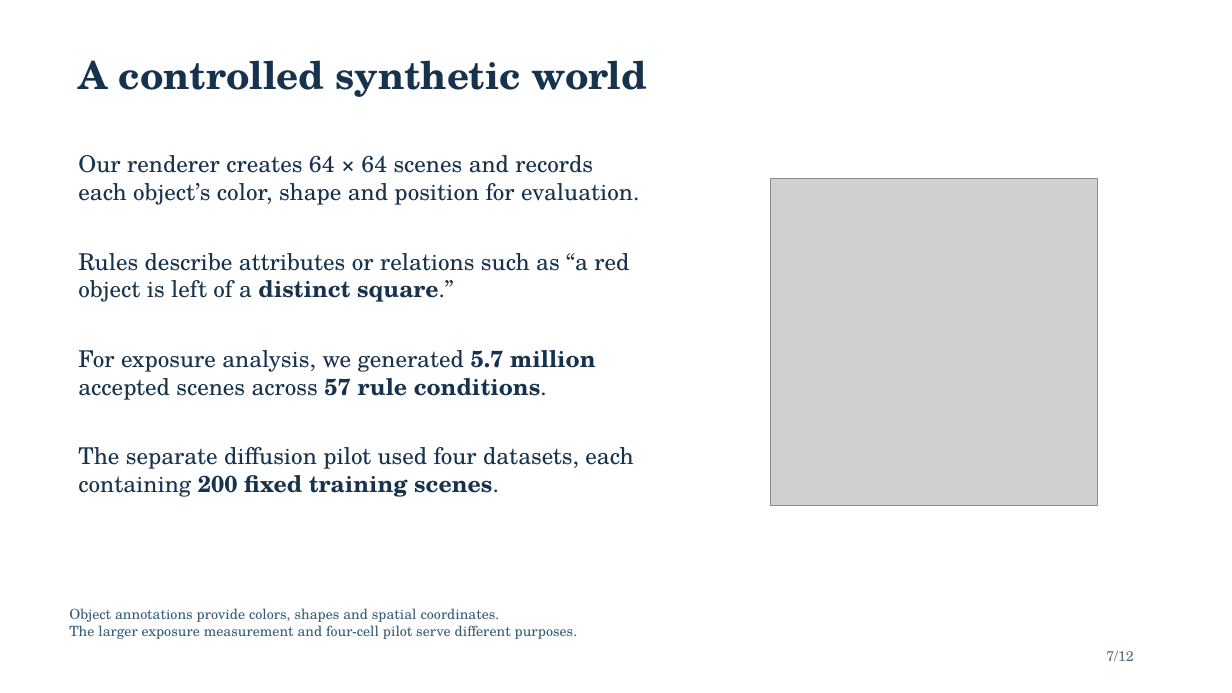
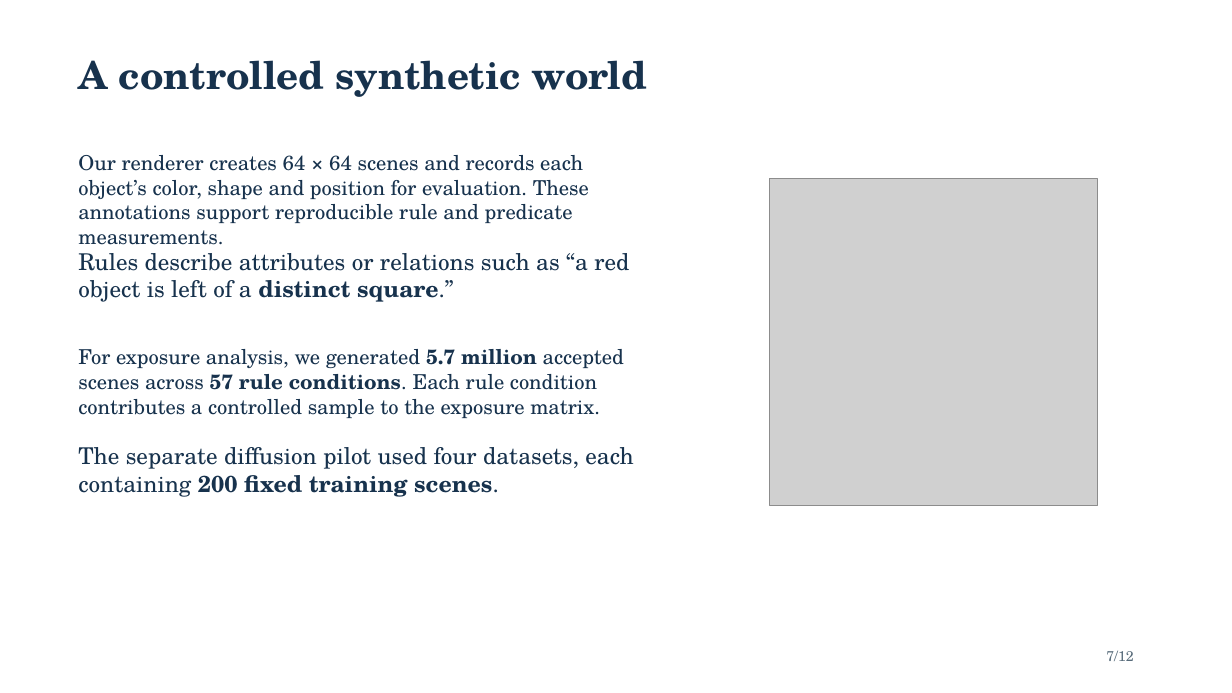
Before and after one commit to Space-Dev0/muadib, a slide deck: slide 7 of presentation/powerpoint/submission-final.pptx. Drawn at 1232x693 pixels with LibreOffice and Linux fonts; fonts in the diff are those of the drawing; grey boxes stand for pictures. Boxes give left, top, right and bottom in pixels: in the first picture for what was removed or moved away, otherwise in the second. Text is boxed around its words. In the diff, an @@ line names an element or a change of style, - is before the commit and + after.

```diff
--- a/presentation/powerpoint/submission-final.pptx
+++ b/presentation/powerpoint/submission-final.pptx
@@ text at [78, 155, 589, 245]: text changed; size 18 to 16 pt @@
-Our renderer creates 64 × 64 scenes and records each object’s color, shape and position for evaluation.
+Our renderer creates 64 × 64 scenes and records each object’s color, shape and position for evaluation. These annotations support reproducible rule and predicate measurements.
@@ text at [78, 349, 624, 418]: text changed; size 18 to 16 pt @@
-For exposure analysis, we generated 5.7 million accepted scenes across 57 rule conditions.
+For exposure analysis, we generated 5.7 million accepted scenes across 57 rule conditions. Each rule condition contributes a controlled sample to the exposure matrix.
@@ text removed at [69, 608, 578, 639] @@
-Object annotations provide colors, shapes and spatial coordinates.
-The larger exposure measurement and four-cell pilot serve different purposes.
```
Also in this commit, not shown: 11 other slides changed, 2 other files.
